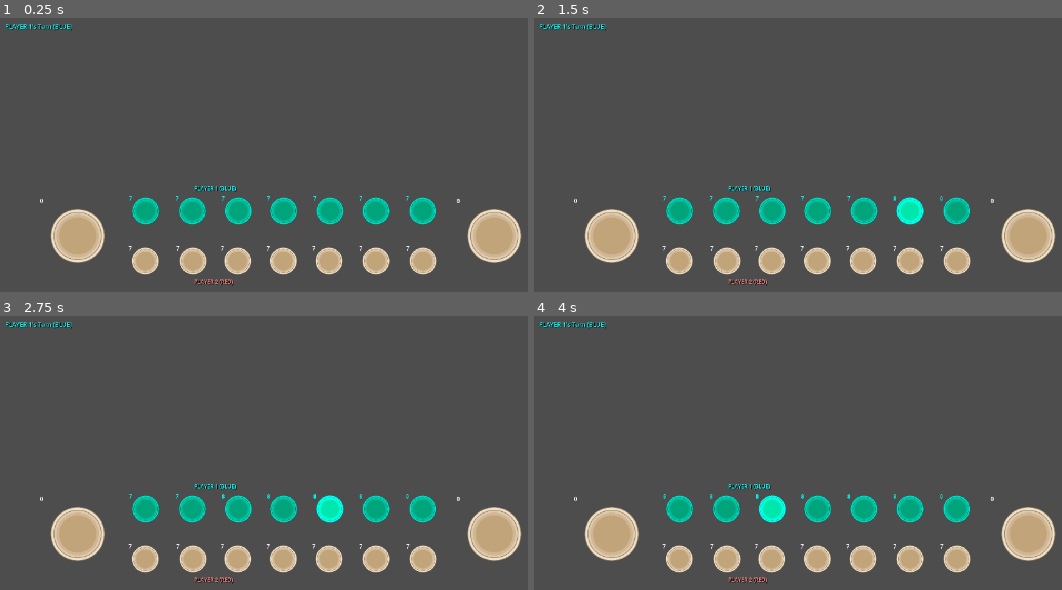
Above: before the commit, frames 1-4 (two rows, left to right).
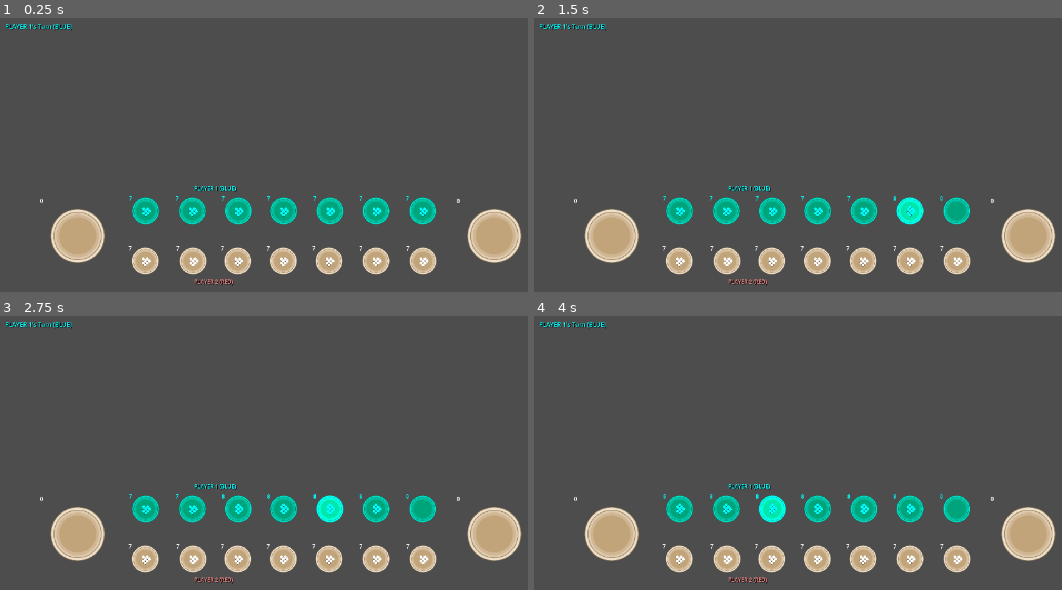
Above: after the commit, the same moments.

Repository: Hoplyman/GameHackathon-Achuuuspekoply
Game: Godot game, scene res://scenes/Board.tscn
Same seed, same stepped clock (60 frames per second), same inputs: the game is played once before the commit and once after it.
Inputs (mouse positions are in pixels of both pictures, inside the frame that each line leads up to):
- Up to frame 1 (0.25 s): no input
- Up to frame 2 (1.5 s): tap Enter at 0.5 s; move the mouse to (956, 209) at 0.52 s; click (956, 209) at 0.67 s; tap Space at 1.25 s; move the mouse to (908, 209) at 1.27 s; click (908, 209) at 1.42 s
- Up to frame 3 (2.75 s): tap Enter at 2 s; move the mouse to (327, 507) at 2.02 s; click (327, 507) at 2.17 s
- Up to frame 4 (4 s): tap Space at 2.75 s; move the mouse to (819, 507) at 2.77 s; click (819, 507) at 2.92 s; tap Enter at 3.5 s; move the mouse to (771, 507) at 3.52 s; click (771, 507) at 3.67 s

The runs differ from the first frame. In frame 1, 0.6% of the frame differs, in the area x 26-82%, y 68-91%; in frame 2, 0.5%; in frame 3, 0.5%; in frame 4, 0.5%.

Commit message:
Add shell visibility and positioning logic
Introduces dynamic visibility for Shell nodes in MainHouse and Pit objects based on shell count, and adds Shell instances to their respective scenes. Also adds center_container.gd to center and space shells within a container, and updates Shell.tscn to include a CollisionShape2D.

Diff:
--- a/objects/MainHouse.gd
+++ b/objects/MainHouse.gd
@@ -7,19 +7,30 @@
 
 func _ready():
 	update_label()
+	update_shell_visibility()
 
 # Add shells
 func add_shells(amount: int):
 	shells += amount
 	update_label()
+	update_shell_visibility()
 
 # Take all shells (used at end of game to collect remaining pits)
 func take_all_shells() -> int:
 	var temp = shells
 	shells = 0
 	update_label()
+	update_shell_visibility()
 	return temp
 
 # Update the number display
 func update_label():
 	shell_label.text = str(shells)
+
+# Show Shell1–Shell37 based on current shell count
+func update_shell_visibility():
+	for i in range(1, 38):  # Shell1 to Shell37
+		var shell_name = "Shell%d" % i
+		var shell = get_node_or_null(shell_name)
+		if shell:
+			shell.visible = i <= shells
--- a/objects/MainHouse.tscn
+++ b/objects/MainHouse.tscn
@@ -1,7 +1,8 @@
-[gd_scene load_steps=3 format=3 uid="uid://c6sjqtnwnp0gx"]
+[gd_scene load_steps=4 format=3 uid="uid://c6sjqtnwnp0gx"]
 
-[ext_resource type="Script" path="res://objects/MainHouse.gd" id="1_cpixq"]
+[ext_resource type="Script" uid="uid://blhkihyn7nhvt" path="res://objects/MainHouse.gd" id="1_cpixq"]
 [ext_resource type="Texture2D" uid="uid://c6epetnvtqb2o" path="res://assets/Sprites/PitSprites.png" id="2_cpixq"]
+[ext_resource type="PackedScene" uid="uid://ddb2cc8rptbwo" path="res://objects/Shell.tscn" id="3_8frl5"]
 
 [node name="MainHouse" type="Node2D"]
 script = ExtResource("1_cpixq")
@@ -17,3 +18,150 @@
 offset_right = -73.0
 offset_bottom = -94.0
 text = "0"
+
+[node name="Shell1" parent="." instance=ExtResource("3_8frl5")]
+visible = false
+
+[node name="Shell2" parent="." instance=ExtResource("3_8frl5")]
+visible = false
+position = Vector2(6, 6)
+
+[node name="Shell3" parent="." instance=ExtResource("3_8frl5")]
+visible = false
+position = Vector2(6, -6)
+
+[node name="Shell4" parent="." instance=ExtResource("3_8frl5")]
+visible = false
+position = Vector2(-6, -6)
+
+[node name="Shell5" parent="." instance=ExtResource("3_8frl5")]
+visible = false
+position = Vector2(-6, 6)
+
+[node name="Shell6" parent="." instance=ExtResource("3_8frl5")]
+visible = false
+position = Vector2(0, 12)
+
+[node name="Shell7" parent="." instance=ExtResource("3_8frl5")]
+visible = false
+position = Vector2(12, 0)
+
+[node name="Shell8" parent="." instance=ExtResource("3_8frl5")]
+visible = false
+position = Vector2(0, -12)
+
+[node name="Shell9" parent="." instance=ExtResource("3_8frl5")]
+visible = false
+position = Vector2(-12, 0)
+
+[node name="Shell10" parent="." instance=ExtResource("3_8frl5")]
+visible = false
+position = Vector2(-12, 12)
+
+[node name="Shell11" parent="." instance=ExtResource("3_8frl5")]
+visible = false
+position = Vector2(12, 12)
+
+[node name="Shell12" parent="." instance=ExtResource("3_8frl5")]
+visible = false
+position = Vector2(12, -12)
+
+[node name="Shell13" parent="." instance=ExtResource("3_8frl5")]
+visible = false
+position = Vector2(-12, -12)
+
+[node name="Shell14" parent="." instance=ExtResource("3_8frl5")]
+visible = false
+position = Vector2(-18, -6)
+
+[node name="Shell15" parent="." instance=ExtResource("3_8frl5")]
+visible = false
+position = Vector2(-18, 6)
+
+[node name="Shell16" parent="." instance=ExtResource("3_8frl5")]
+visible = false
+position = Vector2(-6, 18)
+
+[node name="Shell17" parent="." instance=ExtResource("3_8frl5")]
+visible = false
+position = Vector2(6, 18)
+
+[node name="Shell18" parent="." instance=ExtResource("3_8frl5")]
+visible = false
+position = Vector2(18, 6)
+
+[node name="Shell19" parent="." instance=ExtResource("3_8frl5")]
+visible = false
+position = Vector2(18, -6)
+
+[node name="Shell20" parent="." instance=ExtResource("3_8frl5")]
+visible = false
+position = Vector2(6, -18)
+
+[node name="Shell21" parent="." instance=ExtResource("3_8frl5")]
+visible = false
+position = Vector2(-6, -18)
+
+[node name="Shell22" parent="." instance=ExtResource("3_8frl5")]
+visible = false
+position = Vector2(-24, 0)
+
+[node name="Shell23" parent="." instance=ExtResource("3_8frl5")]
+visible = false
+position = Vector2(0, 24)
+
+[node name="Shell24" parent="." instance=ExtResource("3_8frl5")]
+visible = false
+position = Vector2(24, 0)
+
+[node name="Shell25" parent="." instance=ExtResource("3_8frl5")]
+visible = false
+position = Vector2(0, -23)
+
+[node name="Shell26" parent="." instance=ExtResource("3_8frl5")]
+visible = false
+position = Vector2(-18, -18)
+
+[node name="Shell27" parent="." instance=ExtResource("3_8frl5")]
+visible = false
+position = Vector2(-18, 18)
+
+[node name="Shell28" parent="." instance=ExtResource("3_8frl5")]
+visible = false
+position = Vector2(18, 18)
+
+[node name="Shell29" parent="." instance=ExtResource("3_8frl5")]
+visible = false
+position = Vector2(18, -18)
+
+[node name="Shell30" parent="." instance=ExtResource("3_8frl5")]
+visible = false
+position = Vector2(-24, -12)
+
+[node name="Shell31" parent="." instance=ExtResource("3_8frl5")]
+visible = false
+position = Vector2(-24, 12)
+
+[node name="Shell32" parent="." instance=ExtResource("3_8frl5")]
+visible = false
+position = Vector2(-12, 24)
+
+[node name="Shell33" parent="." instance=ExtResource("3_8frl5")]
+visible = false
+position = Vector2(12, 24)
+
+[node name="Shell34" parent="." instance=ExtResource("3_8frl5")]
+visible = false
+position = Vector2(24, 12)
+
+[node name="Shell35" parent="." instance=ExtResource("3_8frl5")]
+visible = false
+position = Vector2(24, -12)
+
+[node name="Shell36" parent="." instance=ExtResource("3_8frl5")]
+visible = false
+position = Vector2(12, -24)
+
+[node name="Shell37" parent="." instance=ExtResource("3_8frl5")]
+visible = false
+position = Vector2(-12, -24)
--- a/objects/Pit.gd
+++ b/objects/Pit.gd
@@ -5,13 +5,12 @@
 
 func _ready():
 	update_label()
+	update_shell_visibility()
 	setup_click_area()
 
 func setup_click_area():
-	# Look for ClickArea child node
 	var click_area = get_node_or_null("ClickArea")
 	if click_area and click_area.has_method("setup"):
-		# Find our index in the pits array
 		var pits = get_tree().get_nodes_in_group("pits")
 		var pit_index = pits.find(self)
 		if pit_index >= 0:
@@ -23,13 +22,22 @@
 func add_shells(amount: int):
 	shells += amount
 	update_label()
+	update_shell_visibility()
 
 func set_shells(amount: int):
 	shells = amount
 	update_label()
+	update_shell_visibility()
 
 func update_label():
 	if label:
 		label.text = str(shells)
 	else:
 		print("Warning: ShellLabel not found in Pit")
+
+func update_shell_visibility():
+	for i in range(1, 37):  # Shell1 to Shell37
+		var shell_name = "Shell%d" % i
+		var shell = get_node_or_null(shell_name)
+		if shell:
+			shell.visible = i <= shells
--- a/objects/Pit.tscn
+++ b/objects/Pit.tscn
@@ -1,8 +1,9 @@
-[gd_scene load_steps=4 format=3 uid="uid://crgh76dqr0wvu"]
+[gd_scene load_steps=5 format=3 uid="uid://crgh76dqr0wvu"]
 
 [ext_resource type="Script" uid="uid://cjwsyvlbfgd0s" path="res://objects/Pit.gd" id="1_yhywh"]
 [ext_resource type="Texture2D" uid="uid://c6epetnvtqb2o" path="res://assets/Sprites/PitSprites.png" id="2_gvsfr"]
 [ext_resource type="PackedScene" uid="uid://dwkxkpei0jpnp" path="res://objects/ClickArea.tscn" id="3_gvsfr"]
+[ext_resource type="PackedScene" uid="uid://ddb2cc8rptbwo" path="res://objects/Shell.tscn" id="4_u1ng0"]
 
 [node name="Pit" type="Sprite2D"]
 texture = ExtResource("2_gvsfr")
@@ -23,3 +24,150 @@
 
 [node name="ClickArea" parent="." instance=ExtResource("3_gvsfr")]
 show_behind_parent = true
+
+[node name="Shell1" parent="." instance=ExtResource("4_u1ng0")]
+visible = false
+
+[node name="Shell2" parent="." instance=ExtResource("4_u1ng0")]
+visible = false
+position = Vector2(6, 6)
+
+[node name="Shell3" parent="." instance=ExtResource("4_u1ng0")]
+visible = false
+position = Vector2(6, -6)
+
+[node name="Shell4" parent="." instance=ExtResource("4_u1ng0")]
+visible = false
+position = Vector2(-6, -6)
+
+[node name="Shell5" parent="." instance=ExtResource("4_u1ng0")]
+visible = false
+position = Vector2(-6, 6)
+
+[node name="Shell6" parent="." instance=ExtResource("4_u1ng0")]
+visible = false
+position = Vector2(0, 12)
+
+[node name="Shell7" parent="." instance=ExtResource("4_u1ng0")]
+visible = false
+position = Vector2(12, 0)
+
+[node name="Shell8" parent="." instance=ExtResource("4_u1ng0")]
+visible = false
+position = Vector2(0, -12)
+
+[node name="Shell9" parent="." instance=ExtResource("4_u1ng0")]
+visible = false
+position = Vector2(-12, 0)
+
+[node name="Shell10" parent="." instance=ExtResource("4_u1ng0")]
+visible = false
+position = Vector2(-12, 12)
+
+[node name="Shell11" parent="." instance=ExtResource("4_u1ng0")]
+visible = false
+position = Vector2(12, 12)
+
+[node name="Shell12" parent="." instance=ExtResource("4_u1ng0")]
+visible = false
+position = Vector2(12, -12)
+
+[node name="Shell13" parent="." instance=ExtResource("4_u1ng0")]
+visible = false
+position = Vector2(-12, -12)
+
+[node name="Shell14" parent="." instance=ExtResource("4_u1ng0")]
+visible = false
+position = Vector2(-18, -6)
+
+[node name="Shell15" parent="." instance=ExtResource("4_u1ng0")]
+visible = false
+position = Vector2(-18, 6)
+
+[node name="Shell16" parent="." instance=ExtResource("4_u1ng0")]
+visible = false
+position = Vector2(-6, 18)
+
+[node name="Shell17" parent="." instance=ExtResource("4_u1ng0")]
+visible = false
+position = Vector2(6, 18)
+
+[node name="Shell18" parent="." instance=ExtResource("4_u1ng0")]
+visible = false
+position = Vector2(18, 6)
+
+[node name="Shell19" parent="." instance=ExtResource("4_u1ng0")]
+visible = false
+position = Vector2(18, -6)
+
+[node name="Shell20" parent="." instance=ExtResource("4_u1ng0")]
+visible = false
+position = Vector2(6, -18)
+
+[node name="Shell21" parent="." instance=ExtResource("4_u1ng0")]
+visible = false
+position = Vector2(-6, -18)
+
+[node name="Shell22" parent="." instance=ExtResource("4_u1ng0")]
+visible = false
+position = Vector2(-24, 0)
+
+[node name="Shell23" parent="." instance=ExtResource("4_u1ng0")]
+visible = false
+position = Vector2(0, 24)
+
+[node name="Shell24" parent="." instance=ExtResource("4_u1ng0")]
+visible = false
+position = Vector2(24, 0)
+
+[node name="Shell25" parent="." instance=ExtResource("4_u1ng0")]
+visible = false
+position = Vector2(0, -23)
+
+[node name="Shell26" parent="." instance=ExtResource("4_u1ng0")]
+visible = false
+position = Vector2(-18, -18)
+
+[node name="Shell27" parent="." instance=ExtResource("4_u1ng0")]
+visible = false
+position = Vector2(-18, 18)
+
+[node name="Shell28" parent="." instance=ExtResource("4_u1ng0")]
+visible = false
+position = Vector2(18, 18)
+
+[node name="Shell29" parent="." instance=ExtResource("4_u1ng0")]
+visible = false
+position = Vector2(18, -18)
+
+[node name="Shell30" parent="." instance=ExtResource("4_u1ng0")]
+visible = false
+position = Vector2(-24, -12)
+
+[node name="Shell31" parent="." instance=ExtResource("4_u1ng0")]
+visible = false
+position = Vector2(-24, 12)
+
+[node name="Shell32" parent="." instance=ExtResource("4_u1ng0")]
+visible = false
+position = Vector2(-12, 24)
+
+[node name="Shell33" parent="." instance=ExtResource("4_u1ng0")]
+visible = false
+position = Vector2(12, 24)
+
+[node name="Shell34" parent="." instance=ExtResource("4_u1ng0")]
+visible = false
+position = Vector2(24, 12)
+
+[node name="Shell35" parent="." instance=ExtResource("4_u1ng0")]
+visible = false
+position = Vector2(24, -12)
+
+[node name="Shell36" parent="." instance=ExtResource("4_u1ng0")]
+visible = false
+position = Vector2(12, -24)
+
+[node name="Shell37" parent="." instance=ExtResource("4_u1ng0")]
+visible = false
+position = Vector2(-12, -24)
--- a/objects/Shell.tscn
+++ b/objects/Shell.tscn
@@ -5,3 +5,5 @@
 [node name="Shell" type="Sprite2D"]
 texture = ExtResource("1_r6mts")
 hframes = 12
+
+[node name="CollisionShape2D" type="CollisionShape2D" parent="."]
--- /dev/null
+++ b/objects/center_container.gd
@@ -0,0 +1,25 @@
+extends CenterContainer
+
+func center_shells():
+	var shells := []
+	var spacing := 10  # Adjust spacing between shells
+	var total_width := 0
+
+	# Collect Shell1 to Shell20
+	for i in range(1, 21):
+		var shell_name = "Shell%d" % i
+		var shell = get_node(shell_name)
+		if shell and shell is Sprite2D:
+			shells.append(shell)
+			total_width += shell.texture.get_size().x + spacing
+
+	total_width -= spacing  # Remove extra spacing after last shell
+
+	# Start x position to center the group
+	var start_x := -total_width / 2
+
+	# Position each shell
+	for shell in shells:
+		var width = shell.texture.get_size().x
+		shell.position = Vector2(start_x + width / 2, 0)
+		start_x += width + spacing
Not shown, added: objects/center_container.gd.uid
